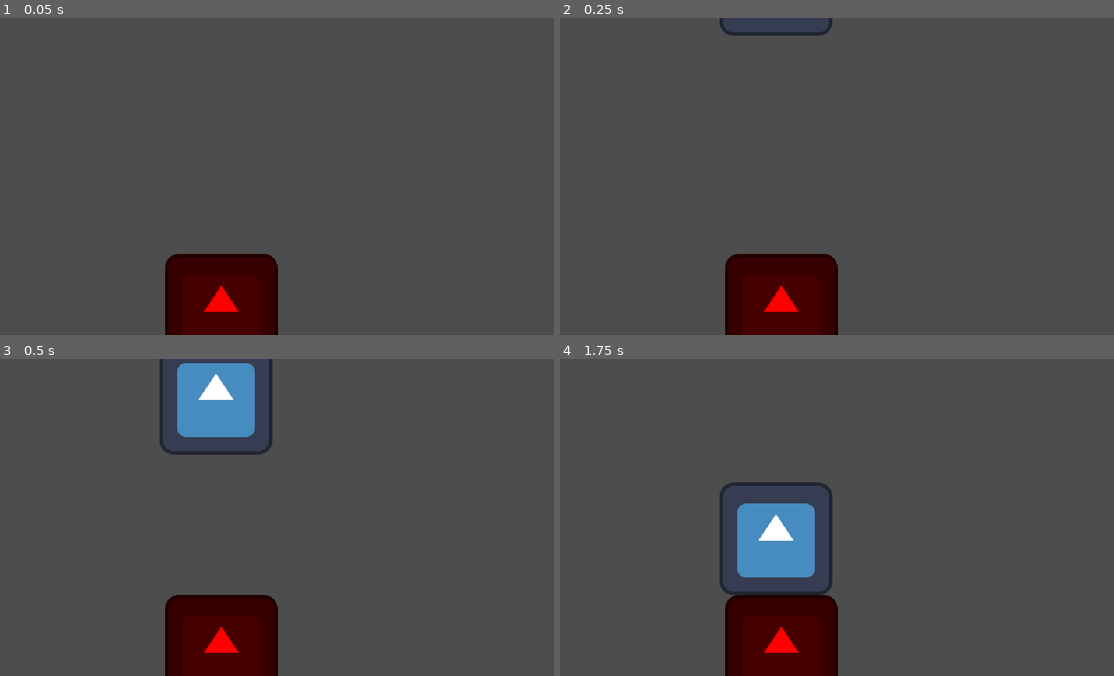
Above: before the commit, frames 1-4 (two rows, left to right).
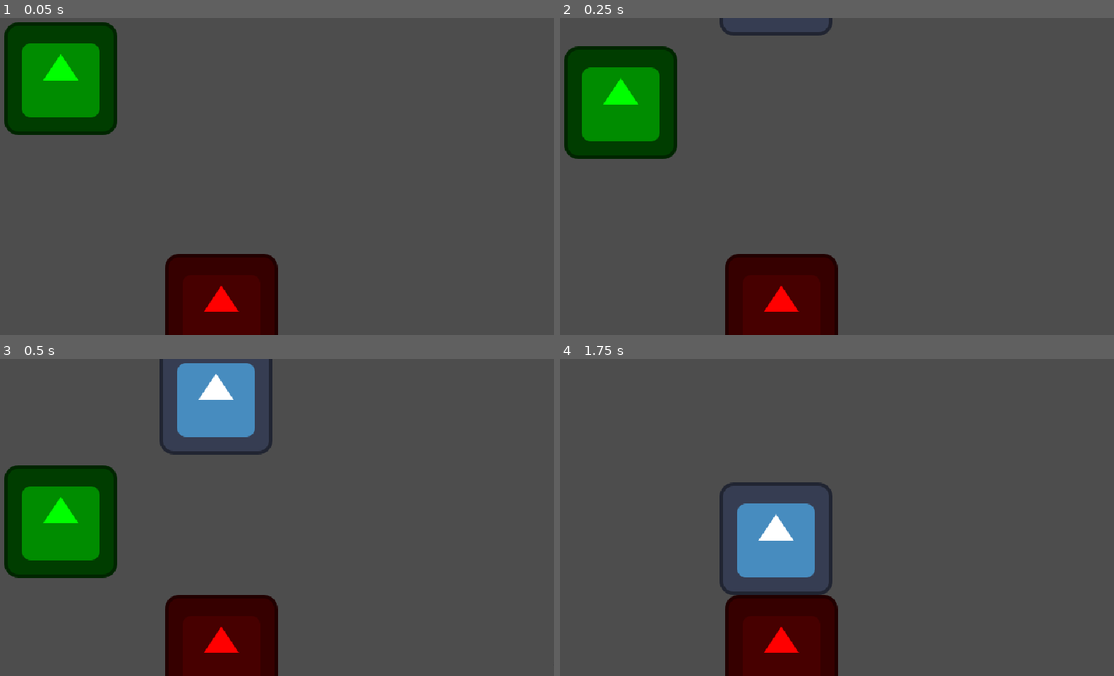
Above: after the commit, the same moments.

Repository: elixs/BadTripToWonderland
Game: Godot game, scene res://scenes/main.tscn
The game is run twice, just before and just after one commit, with the same random seed, the same clock (stepped at 60 frames per second) and the same inputs. The engine's default icon, where the game draws it, is replaced by a stand-in: a white triangle on a blue panel in a dark square.
Inputs:
- Up to frame 1 (0.05 s): no input
- Up to frame 2 (0.25 s): no input
- Up to frame 3 (0.5 s): no input
- Up to frame 4 (1.75 s): tap Enter at 1.25 s

The runs differ from the first frame. In frame 1, 7.2% of the frame differs, in the area x 0-22%, y 1-37%; in frame 2, 7.2%; in frame 3, 7.2%; in frame 4, nothing differs.

Commit message:
moving things

Diff:
--- a/scenes/main.tscn
+++ b/scenes/main.tscn
@@ -58,7 +58,10 @@
 position = Vector2(257, -72)
 
 [node name="Ball2" parent="." instance=ExtResource("2_w2t2k")]
-position = Vector2(777, 108)
+position = Vector2(81, 68)
+
+[node name="Sprite2D" parent="Ball2" index="0"]
+modulate = Color(0, 1, 0, 1)
 
 [node name="Ball3" parent="." instance=ExtResource("2_w2t2k")]
 position = Vector2(735, 292)
@@ -81,3 +84,4 @@
 position = Vector2(629, 549)
 
 [editable path="Floor"]
+[editable path="Ball2"]
--- a/scenes/player.tscn
+++ b/scenes/player.tscn
@@ -16,5 +16,5 @@
 [node name="CollisionShape2D" type="CollisionShape2D" parent="."]
 
 [node name="Buer(0)" type="Sprite2D" parent="."]
-position = Vector2(159, 77)
+position = Vector2(-31, 8)
 texture = ExtResource("2_q2iw0")
